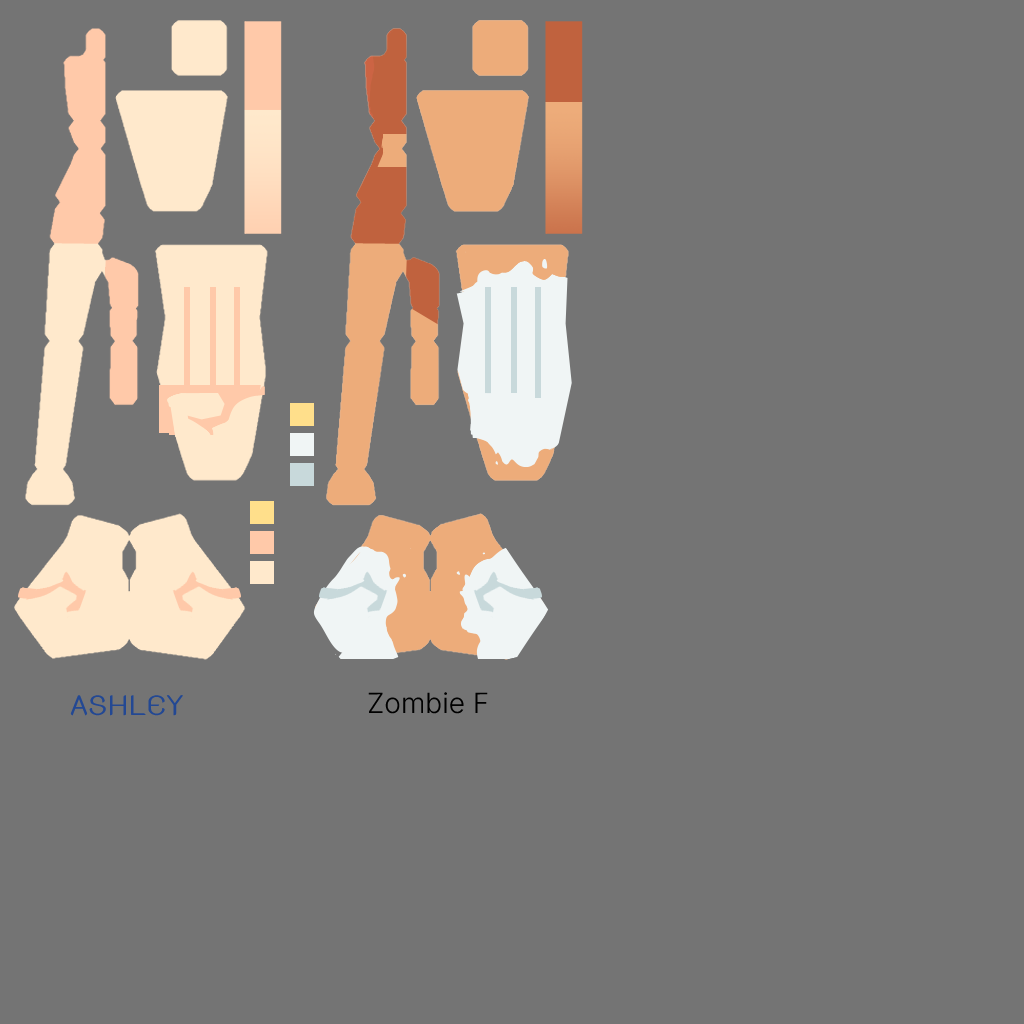
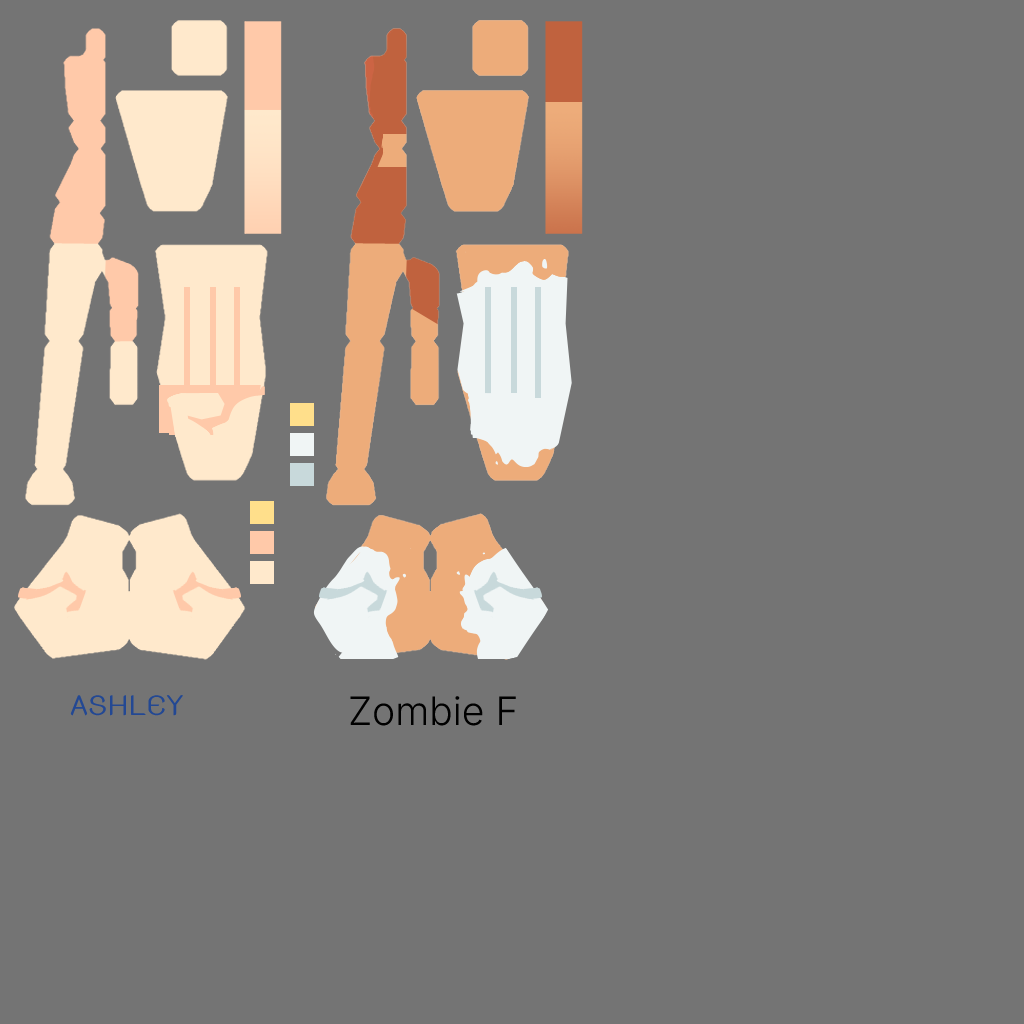
Two versions of the same layered image (1024x1024). Layer-by-layer changes:
painted on "Zombie F" (1st of 3) over (350, 692, 516, 726)
painted on "Layer 4" over (105, 267, 138, 405)
